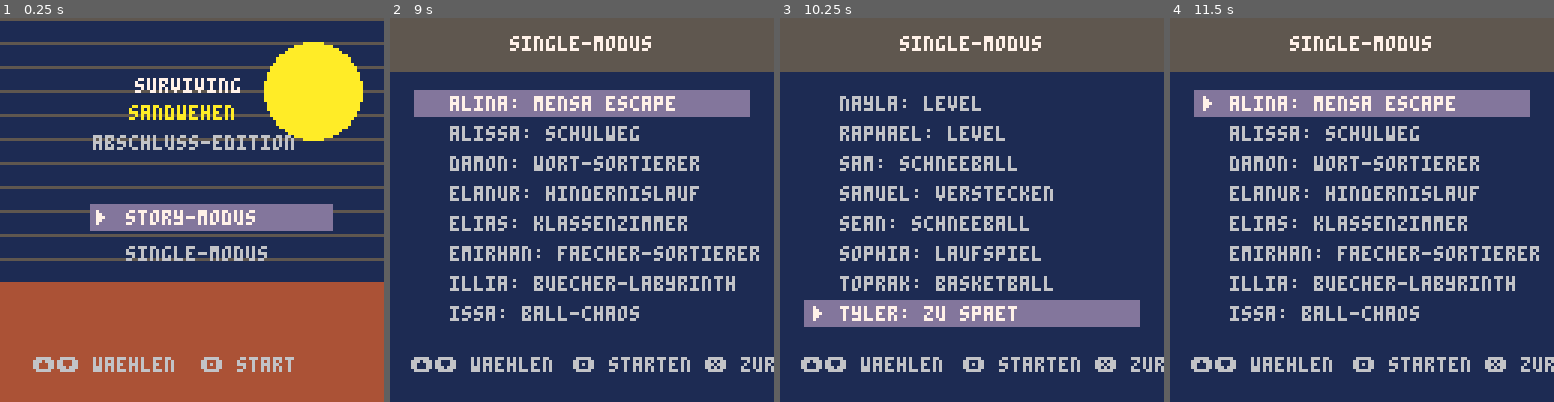
Above: before the commit, frames 1-4 (left to right).
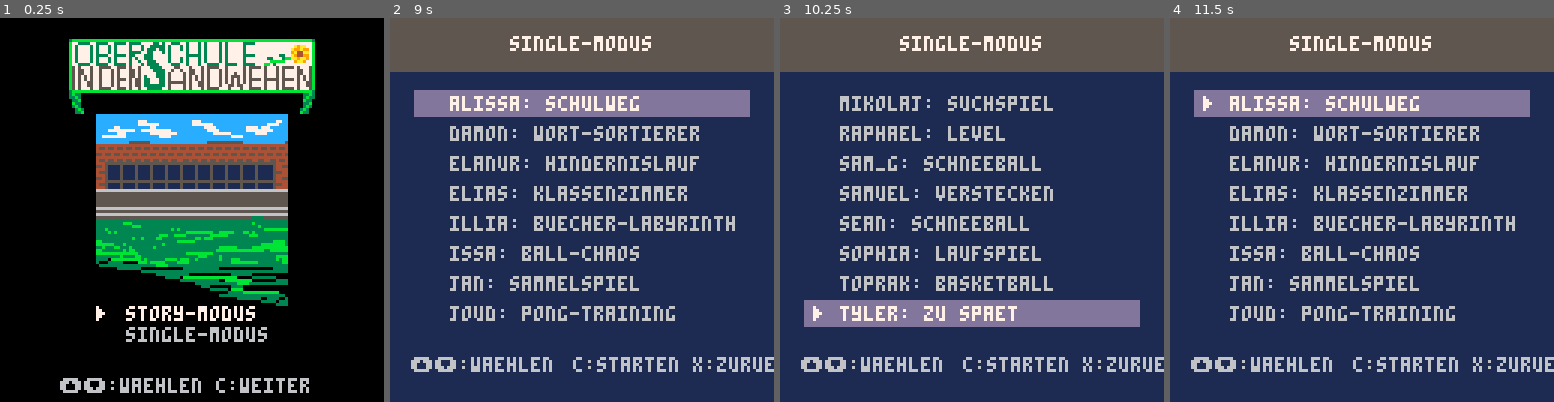
Above: after the commit, the same moments.

Repository: fpiesik/sursa_25-26
Game: PICO-8 cartridge surviving_sandwehen.p8
The game is run twice, just before and just after one commit, with the same random seed, the same clock (stepped at 60 frames per second) and the same inputs.
Inputs:
- Up to frame 1 (0.25 s): no input
- Up to frame 2 (9 s): tap X (X key) at 0.33, 1.07, 1.85, 2.97, 4.08, 5.2, 6.32, 7.43, 8.55 s; tap O (Z key) at 0.7, 1.7, 2.1, 2.5, 2.9, 3.3, 3.7, 4.1, 4.5, 4.9, 5.3, 5.7, 6.1, 6.5, 6.9, 7.3, 7.7, 8.1, 8.5, 8.9 s; hold Up 2.15-2.42 s; hold Down 3.63-3.97 s; hold Up 4.73-5.03 s; hold Down 5.73-6.03 s; hold Up 7.18-7.45 s; hold Down from 8.67 s (still down)
- Up to frame 3 (10.25 s): release Down at 9 s; tap O (Z key) at 9.3, 9.7, 10.1 s; tap X (X key) at 9.67 s; hold Up 9.77-10.07 s
- Up to frame 4 (11.5 s): tap O (Z key) at 10.5, 10.9, 11.3 s; hold Down 10.77-11.07 s; tap X (X key) at 10.78 s

The runs differ from the first frame. In frame 1, 97% of the frame differs, in the area x 0-100%, y 0-100%; in frame 2, 7.4%; in frame 3, 2.2%; in frame 4, 7.4%.

Commit message:
...

Diff:
--- a/issa.p8
+++ b/issa.p8
@@ -158,8 +158,7 @@
 zeit = {
 	farbe1 = 5,
 	farbe2 = 8,
-	ztst = 	2
-	, --startzeit
+	ztst = 	10, --startzeit
 	zt = 0,
 	ztstb = 100, --zeit startbreite
 	zta = 0, --zeitanteil
@@ -224,7 +223,7 @@
  if books~=nil and maxbooks~=nil and books>=maxbooks then ss_finish(1) end
  if gmo==2 then ss_finish(1) end
  if gmo==1 then ss_finish(2) end
- if t~=nil and t<0 then ss_finish(2) end
+ if t0==0 and t<0 then ss_finish(2) end
  if px~=nil and px2~=nil and px>122 then ss_finish(1) end
  if px~=nil and px2~=nil and px2>px then ss_finish(2) end
  if pdl1y~=nil and pdl2y~=nil and time()>10 then ss_finish(1) end
--- a/surviving_sandwehen.p8
+++ b/surviving_sandwehen.p8
@@ -10,23 +10,23 @@
 story_order={}
 
 levels={
- {"alina",   "mensa escape"},
+ --{"sam_h",   "mensa escape"},
  {"alissa",  "schulweg"},
  {"damon",   "wort-sortierer"},
  {"elanur",  "hindernislauf"},
  {"elias",   "klassenzimmer"},
- {"emirhan", "faecher-sortierer"},
+ --{"emirhan", "faecher-sortierer"},
  {"illia",   "buecher-labyrinth"},
  {"issa",    "ball-chaos"},
- {"ivan",    "sandwehen"},
+ --{"ivan",    "sandwehen"},
  {"jan",     "sammelspiel"},
  {"joud",    "pong-training"},
- {"lian",    "level"},
+ --{"lian",    "level"},
  {"mikolaj", "suchspiel"},
- {"musa",    "mach das"},
- {"nayla",   "level"},
+ --{"musa",    "mach das"},
+ --{"nayla",   "level"},
  {"raphael", "level"},
- {"sam",     "schneeball"},
+ {"sam_g",     "schneeball"},
  {"samuel",  "verstecken"},
  {"sean",    "schneeball"},
  {"sophia",  "laufspiel"},
@@ -50,6 +50,7 @@
 story_pos=1
 
 function _init()
+	music(0)
  local mode=dget(0)
  local result=dget(3)
  if result>0 then
@@ -181,23 +182,23 @@
 end
 
 function draw_title()
- cls(1)
- map(0,0,0,0,16,16)
- for i=0,15 do line(0,i*8,127,i*8,5) end
- circfill(104,24,16,10)
- rectfill(0,88,127,127,4)
- print("surviving",45,20,7)
- print("sandwehen",43,29,10)
- print("abschluss-edition",31,39,6)
- draw_option(1,"story-modus",38,64)
- draw_option(2,"single-modus",38,76)
- print("⬆️⬇️ waehlen  🅾️ start",11,113,6)
+ cls(0)
+ map(0,0)
+ --for i=0,15 do line(0,i*8,127,i*8,5) end
+ --circfill(104,24,16,10)
+ --rectfill(0,88,127,127,4)
+ --print("surviving",45,20,7)
+ --print("sandwehen",43,29,10)
+ --print("abschluss-edition",31,39,6)
+ draw_option(1,"story-modus",38,96)
+ draw_option(2,"single-modus",38,103)
+ print("⬆️⬇️:waehlen c:weiter",20,120,6)
 end
 
 function draw_option(n,t,x,y)
  local c=6
  if sel==n then
-  rectfill(x-8,y-2,x+72,y+6,13)
+  --rectfill(x-8,y-2,x+72,y+6,13)
   c=7
   if blink<30 then print("▶",x-6,y,c) end
  end
@@ -208,8 +209,8 @@
  cls(1)
  rectfill(0,0,127,17,5)
  print("single-modus",40,6,7)
- print("⬆️⬇️ waehlen",7,113,6)
- print("🅾️ starten ❎ zurueck",61,113,6)
+ print("⬆️⬇️:waehlen",7,113,6)
+ print("c:starten x:zurueck",61,113,6)
  local start=max(1,min(level_sel-4,#levels-7))
  for i=start,min(#levels,start+7) do
   local y=26+(i-start)*10
@@ -227,14 +228,14 @@
  local li=story_order[story_pos]
  cls(12)
  draw_story_picture(li)
- rectfill(4,76,123,122,0)
- rect(4,76,123,122,7)
+ rectfill(4,70,123,116,0)
+ rect(4,70,123,116,7)
  print("intro",8,80,10)
  print("surviving sandwehen",8,88,7)
  print("bestehe alle spiele und",8,98,6)
  print("hol dir deinen abschluss!",8,106,6)
  print("spiele: "..#story_order,80,80,8)
- print("🅾️ los  ❎ titel",30,121,5)
+ print("c:start  x:zurueck",30,121,5)
 end
 
 function draw_story_picture(i)
@@ -271,5 +272,142 @@
  print("diesmal staerker.",31,64,7)
  print("einladung zur",34,78,10)
  print("nachpruefung!",34,86,10)
- print("🅾️ nochmal ❎ titel",24,111,5)
-end
+ print("c:nochmal x:zurueck",24,111,5)
+end
+…(98 lines of a section not shown)…
+__map__
+0000362525252525252525252535000028280000000000000000000000002828000000000000000000000000000000000000000000000000000000000000000000000000000000000000000000000000000000000000000000000000000000000000000000000000000000000000000000000000000000000000000000000000
+0000260102030405060708272823000028000000000000000000000000000028000000000000000000000000000000000000000000000000000000000000000000000000000000000000000000000000000000000000000000000000000000000000000000000000000000000000000000000000000000000000000000000000
+0000261112131415161718192123000000000000000000000000000000000000000000000000000000000000000000000000000000000000000000000000000000000000000000000000000000000000000000000000000000000000000000000000000000000000000000000000000000000000000000000000000000000000
+0000333224242424242424243734000000000000000000000000000000000000000000000000000000000000000000000000000000000000000000000000000000000000000000000000000000000000000000000000000000000000000000000000000000000000000000000000000000000000000000000000000000000000
+0000000040414243444546470000000000000000000000000000000000000000000000000000000000000000000000000000000000000000000000000000000000000000000000000000000000000000000000000000000000000000000000000000000000000000000000000000000000000000000000000000000000000000
+0000000050515253545556570000000000000000000000000000000000000000000000000000000000000000000000000000000000000000000000000000000000000000000000000000000000000000000000000000000000000000000000000000000000000000000000000000000000000000000000000000000000000000
+0000000060616263646566670000000000000000000000000000000000000000000000000000000000000000000000000000000000000000000000000000000000000000000000000000000000000000000000000000000000000000000000000000000000000000000000000000000000000000000000000000000000000000
+0000000070717273747576770000000000000000000000000000000000000000000000000000000000000000000000000000000000000000000000000000000000000000000000000000000000000000000000000000000000000000000000000000000000000000000000000000000000000000000000000000000000000000
+0000000080818283848586870000000000000000000000000000000000000000000000000000000000000000000000000000000000000000000000000000000000000000000000000000000000000000000000000000000000000000000000000000000000000000000000000000000000000000000000000000000000000000
+0000000090919293949596970000000000000000000000000000000000000000000000000000000000000000000000000000000000000000000000000000000000000000000000000000000000000000000000000000000000000000000000000000000000000000000000000000000000000000000000000000000000000000
+00000000a0a1a2a3a4a5a6a70000000000000000000000000000000000000000000000000000000000000000000000000000000000000000000000000000000000000000000000000000000000000000000000000000000000000000000000000000000000000000000000000000000000000000000000000000000000000000
+00000000b0b1b2b3b4b5b6b70000000000000000000000000000000000000000000000000000000000000000000000000000000000000000000000000000000000000000000000000000000000000000000000000000000000000000000000000000000000000000000000000000000000000000000000000000000000000000
+0000000000000000000000000000000000000000000000000000000000000000000000000000000000000000000000000000000000000000000000000000000000000000000000000000000000000000000000000000000000000000000000000000000000000000000000000000000000000000000000000000000000000000
+0000000000000000000000000000000000000000000000000000000000000000000000000000000000000000000000000000000000000000000000000000000000000000000000000000000000000000000000000000000000000000000000000000000000000000000000000000000000000000000000000000000000000000
+0000000000000000000000000000000028000000000000000000000000000028000000000000000000000000000000000000000000000000000000000000000000000000000000000000000000000000000000000000000000000000000000000000000000000000000000000000000000000000000000000000000000000000
+0000000000000000000000000000000028280000000000000000000000002828000000000000000000000000000000000000000000000000000000000000000000000000000000000000000000000000000000000000000000000000000000000000000000000000000000000000000000000000000000000000000000000000
+…(22 lines of a section not shown)…
Not shown, changed: 97 lines of the sprite sheet (__gfx__) section of surviving_sandwehen.p8
Not shown, changed: the music (__music__) section of surviving_sandwehen.p8
Not shown, changed: the sound effects (__sfx__) section of surviving_sandwehen.p8
